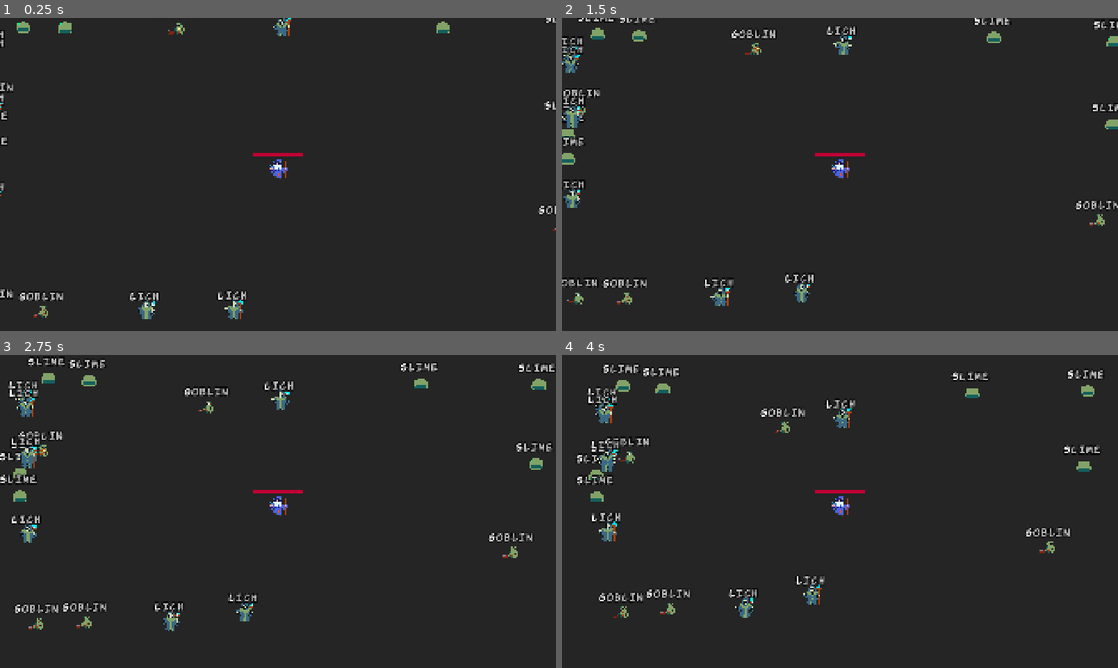
Above: before the commit, frames 1-4 (two rows, left to right).
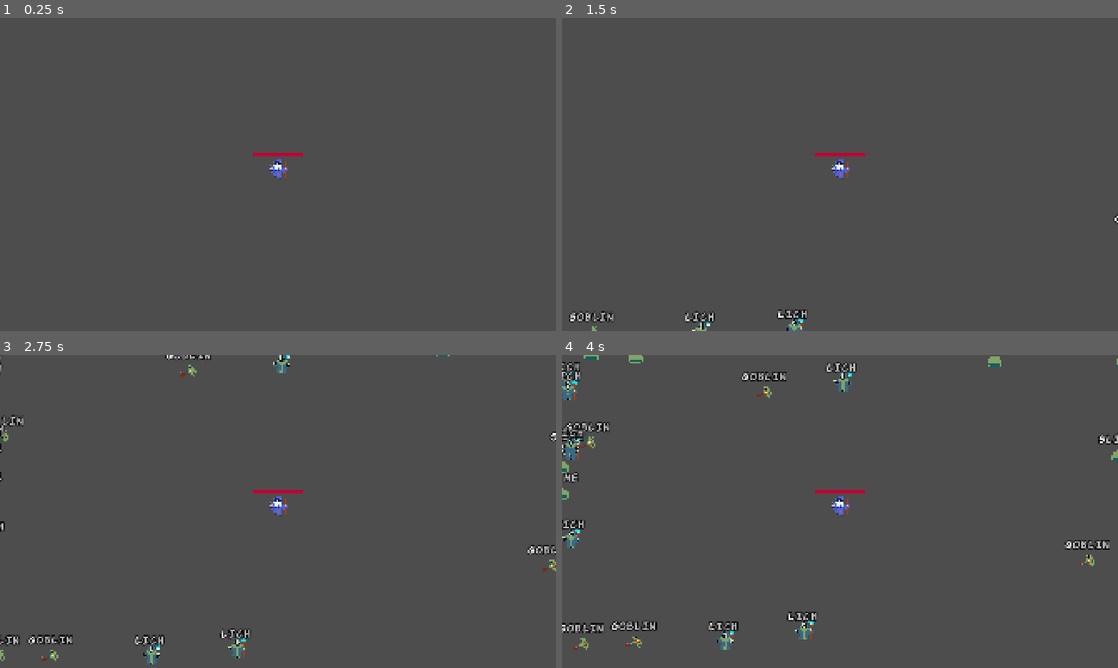
Above: after the commit, the same moments.

Repository: sixrobin/TypingGame
Game: Godot game, scene res://game.tscn
Two runs of this game, one before a commit and one after it. Both use one fixed random seed, a clock stepped at 60 frames per second and the inputs below.
Inputs:
- Up to frame 1 (0.25 s): no input
- Up to frame 2 (1.5 s): tap Enter at 0.5 s
- Up to frame 3 (2.75 s): no input
- Up to frame 4 (4 s): no input

The runs differ from the first frame. In frame 1, 100% of the frame differs, in the area x 0-100%, y 0-100%; in frame 2, 99%; in frame 3, 99%; in frame 4, 98%.

Commit message:
Heal prefab and random spawn

Diff:
--- a/TypingGame/game.tscn
+++ b/TypingGame/game.tscn
@@ -8,6 +8,7 @@
 script = ExtResource("1_80nbo")
 
 [node name="Ground" type="ColorRect" parent="." unique_id=911302226]
+visible = false
 offset_left = -1445.0
 offset_top = -835.0
 offset_right = 1485.0
--- /dev/null
+++ b/TypingGame/prefabs/heal.tscn
@@ -0,0 +1,28 @@
+[gd_scene load_steps=4 format=3 uid="uid://1jaa1wjk16kd"]
+
+[ext_resource type="Script" uid="uid://t1k4fff6n56v" path="res://scripts/heal.gd" id="1_20i43"]
+[ext_resource type="Texture2D" uid="uid://dwqyfnul418jd" path="res://textures/items.png" id="1_p2b7b"]
+[ext_resource type="PackedScene" uid="uid://dmo4cwbu7k01v" path="res://prefabs/typed_text.tscn" id="4_myb5r"]
+
+[node name="Heal" type="Node2D" unique_id=752924517]
+script = ExtResource("1_20i43")
+
+[node name="Sprite2D" type="Sprite2D" parent="." unique_id=394860351]
+texture_filter = 1
+position = Vector2(0, 10.354996)
+scale = Vector2(3.3125, 3.3125002)
+texture = ExtResource("1_p2b7b")
+offset = Vector2(0, -9.655)
+region_enabled = true
+region_rect = Rect2(4.1888123, 547.94507, 22.112267, 24.010742)
+
+[node name="TypedText" parent="." unique_id=198717968 instance=ExtResource("4_myb5r")]
+anchors_preset = 0
+anchor_right = 0.0
+anchor_bottom = 0.0
+offset_left = -8.0
+offset_top = -86.0
+offset_right = 8.0
+offset_bottom = -70.0
+grow_horizontal = 1
+grow_vertical = 1
--- a/TypingGame/scripts/enemy.gd
+++ b/TypingGame/scripts/enemy.gd
@@ -39,6 +39,12 @@
 func on_text_completed():
 	kill()
 
+	if randf() < 0.01:
+		var heal_prefab: PackedScene = preload("res://prefabs/heal.tscn")
+		var heal_instance: Heal = heal_prefab.instantiate() as Heal
+		Game.instance.add_child(heal_instance)
+		heal_instance.global_position = global_position
+
 
 func kill() -> void:
 	is_dead = true
--- a/TypingGame/scripts/game.gd
+++ b/TypingGame/scripts/game.gd
@@ -1,2 +1,16 @@
 class_name Game
 extends Node2D
+
+
+@onready var player: Player = $Player
+
+static var instance: Game = null
+
+
+func _enter_tree() -> void:
+	instance = self
+
+
+func _exit_tree() -> void:
+	if instance == self:
+		instance = null
--- /dev/null
+++ b/TypingGame/scripts/heal.gd
@@ -0,0 +1,15 @@
+class_name Heal
+extends Node2D
+
+
+@onready var typed_text: TypedText = $TypedText
+
+
+func on_completed() -> void:
+	Game.instance.player.heal(5)
+	queue_free()
+
+
+func _ready() -> void:
+	typed_text.set_text('heal')
+	typed_text.set_completed(on_completed)
--- a/TypingGame/scripts/player.gd
+++ b/TypingGame/scripts/player.gd
@@ -7,6 +7,11 @@
 @onready var health_bar: ProgressBar = $ProgressBar
 
 var cast_letter_prefab: PackedScene = preload("res://prefabs/cast_letter.tscn")
+
+
+func heal(_amount: int) -> void:
+	health = min(health + _amount, 100)
+	health_bar.value = health
 
 
 func take_damage(_damage: int) -> void:
--- a/TypingGame/scripts/spawner.gd
+++ b/TypingGame/scripts/spawner.gd
@@ -34,14 +34,14 @@
 	var topside: bool = randf() < 0.5
 	var spawn_position: Vector2
 	if topside:
-		spawn_position = Vector2(randf_range(-1000, 1000), -500 if randf() < 0.5 else 500)
+		spawn_position = Vector2(randf_range(-1100, 1100), -600 if randf() < 0.5 else 600)
 	else:
-		spawn_position = Vector2(-1000 if randf() < 0.5 else 1000, randf_range(-500, 500))
+		spawn_position = Vector2(-1100 if randf() < 0.5 else 1100, randf_range(-600, 600))
 
 	enemy_instance.position = spawn_position
 	enemy_instance.set_target(player)
 	enemy_instance.killed.connect(on_enemy_killed)
-	add_child(enemy_instance)
+	Game.instance.add_child(enemy_instance)
 	return enemy_instance
 
 
@@ -53,7 +53,8 @@
 func _ready() -> void:
 	for weight in enemy_prefabs.values():
 		total_enemies_weight += weight
-	print(total_enemies_weight)
+
+	await get_tree().create_timer(0.5).timeout
 
 	for i in 20:
 		spawn_enemy()
--- a/TypingGame/scripts/typed_text.gd
+++ b/TypingGame/scripts/typed_text.gd
@@ -50,7 +50,8 @@
 	var next_letter: Letter = letters[next_letter_index]
 	if next_letter.on_letter_typed(_letter):
 		next_letter_index += 1
-		letter_typed.call()
+		if letter_typed:
+			letter_typed.call()
 
 	is_complete = next_letter_index == letters.size()
 	if is_complete:
Not shown, added: TypingGame/scripts/heal.gd.uid
